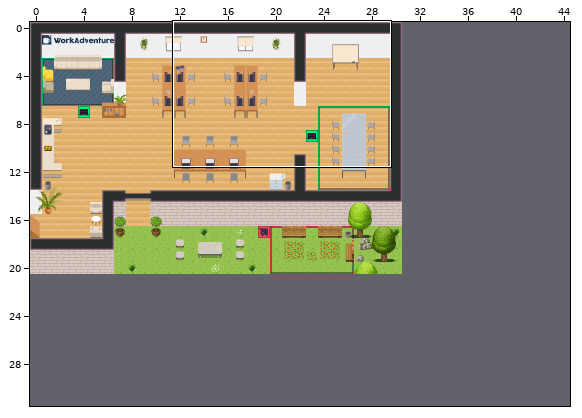
Two versions of a level (Tiled map (JSON), map.tmj). The first picture is a wide view before the edit; the outline marks the close-up.
Close-up. The starting point:
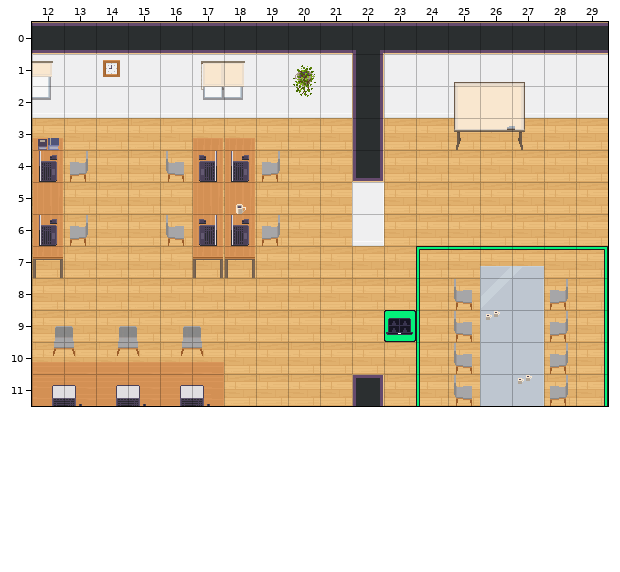
Cells are 32x32 px. Shown: x 12..29, y 0..11. The commit also changed other parts of the map, which this record leaves out. The old version is drawn lined up with the new one.
New version:
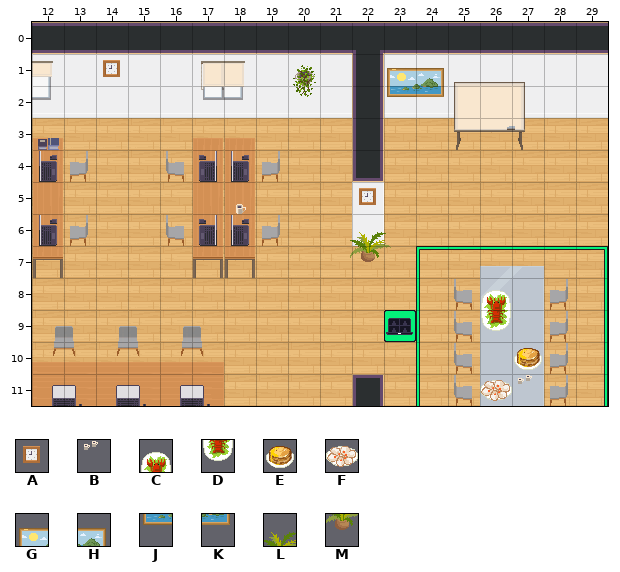
Key: from "Chunk 1": A 47, B 152; from "Chunk 2": C 26, D 28, E 30, F 31, G 70, H 71, J 72, K 73, L 79, M 82.
_ is an empty cell.
Changes in this commit:
map size 31x21 -> 45x32 cells
Layer "furniture/furniture3":
y 5: x 22 _ -> A
y 8: x 26 _ -> C
y 9: x 26 B -> D
y 10: x 27 _ -> E
y 11: x 26 _ -> F
Layer "above/above2":
y 1: x 23..24 __ -> GH
y 2: x 23..24 __ -> JK
y 6: x 22 _ -> L
y 7: x 22 _ -> M
Boxes around the changes in both close-ups, in picture pixels (x1, y1, x2, y2):
added: (387, 68, 444, 97)
added: (352, 188, 384, 262)
changed: (480, 290, 542, 401)
